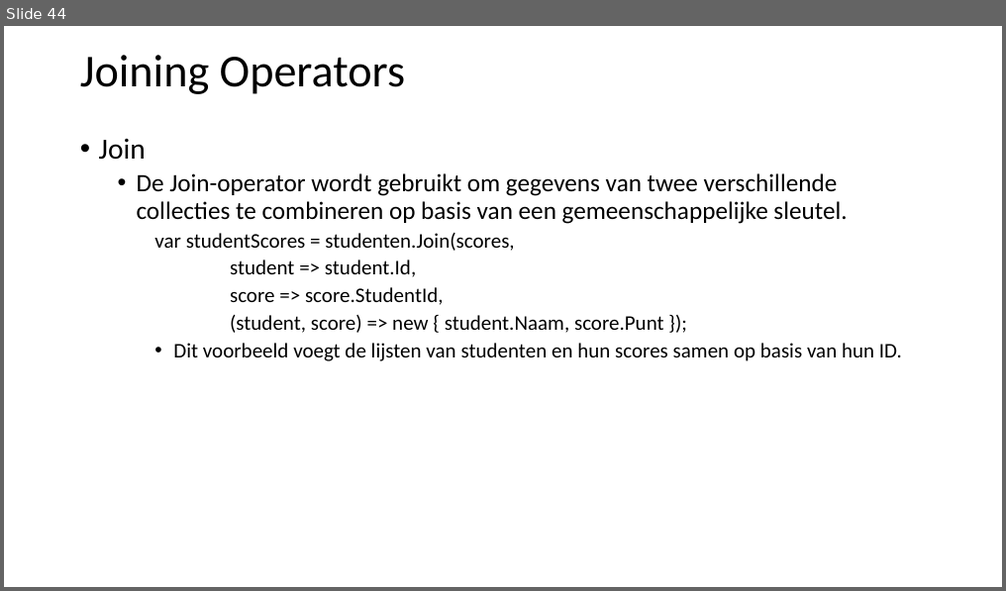
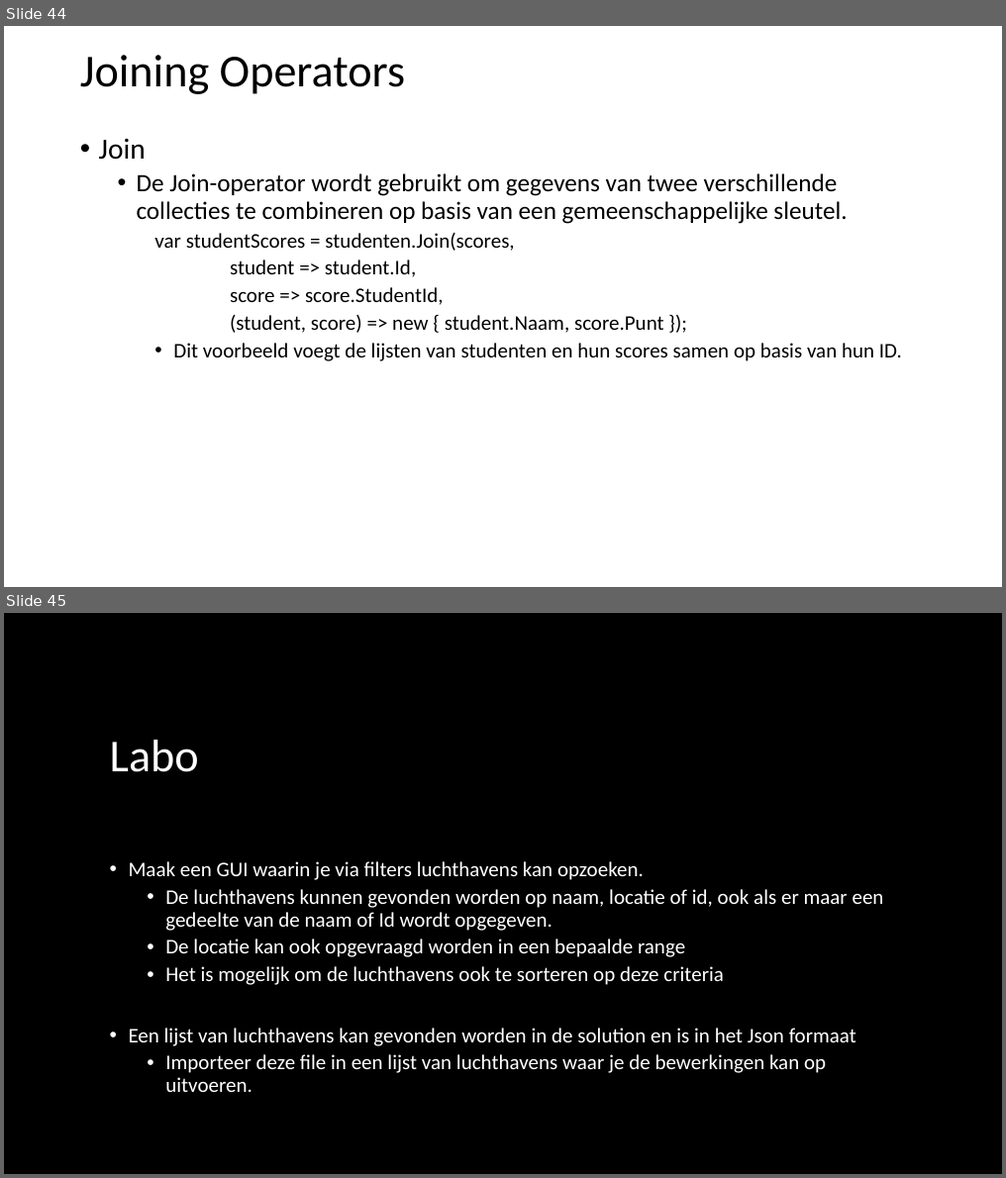
Before and after one commit to Fleximinded/SyntraAB.2024, a slide deck: !Documents/CSharp-LINQ.pptx. Shown one above the other, each under a label of ours: slide 44 before the commit, slides 44 and 45 after it. The pictures are 1006x591 and 1006x1178 pixels, drawn with LibreOffice and Linux fonts; fonts in the diff are those of the drawing; background and template pictures are left out; a plain dark background stands for a picture behind light text. Boxes give left, top, right and bottom in pixels: in the first picture for what was removed or moved away, otherwise in the second. Text is boxed around its words. In the diff, an @@ line names an element or a change of style, - is before the commit and + after.

Commit message:
Labo added to Linq JSon file added

```diff
--- a/!Documents/CSharp-LINQ.pptx
+++ b/!Documents/CSharp-LINQ.pptx
@@ slide 45 added at bbox=[4, 613, 1002, 1174], background picture (left out) @@
@@ rectangle added at bbox=[4, 613, 1002, 1174], fill #000000 @@
@@ title added at bbox=[110, 740, 199, 772], 44 pt, text #FFFFFF @@
+Labo
@@ text added at bbox=[129, 861, 884, 1092], 20 pt, text #FFFFFF @@
+• Maak een GUI waarin je via filters luchthavens kan opzoeken.
+  • De luchthavens kunnen gevonden worden op naam, locatie of id, ook als er maar een gedeelte van de naam of Id wordt opgegeven.
+  • De locatie kan ook opgevraagd worden in een bepaalde range
+  • Het is mogelijk om de luchthavens ook te sorteren op deze criteria
+• Een lijst van luchthavens kan gevonden worden in de solution en is in het Json formaat
+  • Importeer deze file in een lijst van luchthavens waar je de bewerkingen kan op uitvoeren.
```
Also in this commit, not shown: 1 slide removed, 2 other files.
